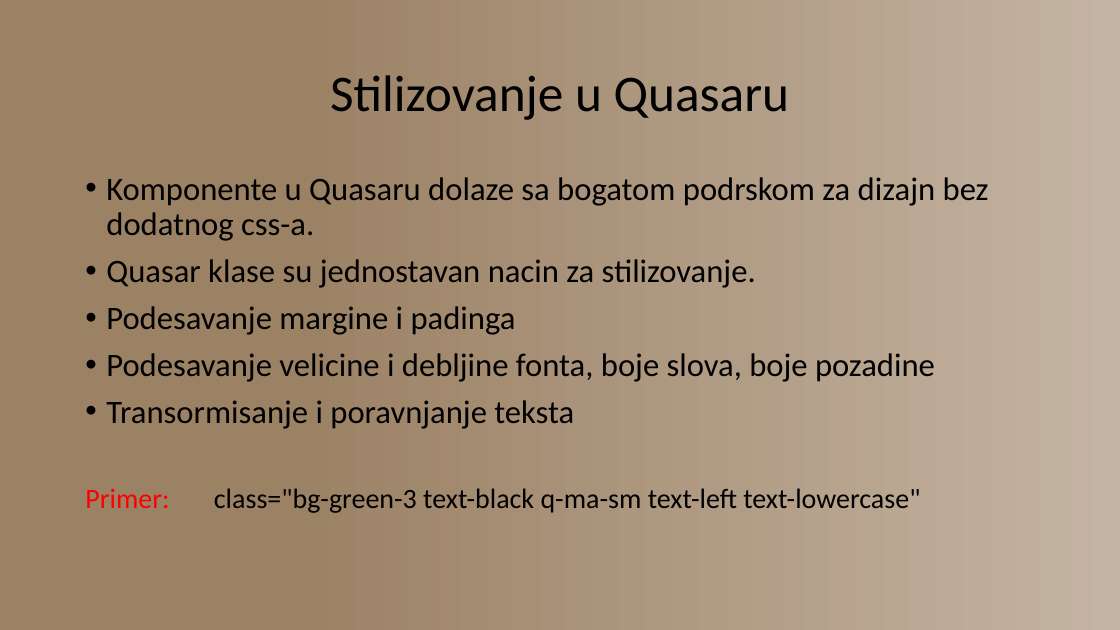
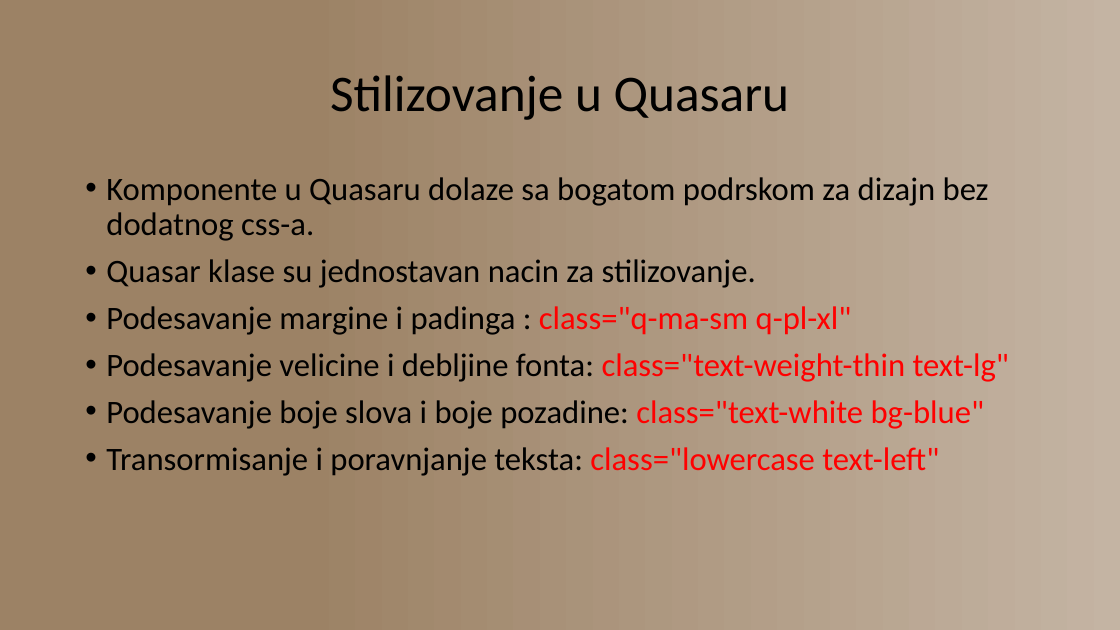
Before and after one commit to zvasiccc/QuasarDemo, a slide deck: slide 4 of Prezentacija.pptx. Drawn at 1120x630 pixels with LibreOffice and Linux fonts; fonts in the diff are those of the drawing. Boxes give left, top, right and bottom in pixels: in the first picture for what was removed or moved away, otherwise in the second. Text is boxed around its words. In the diff, an @@ line names an element or a change of style, - is before the commit and + after.

Commit message:
com

```diff
--- a/Prezentacija.pptx
+++ b/Prezentacija.pptx
@@ text at (106, 306, 1009, 476): text changed @@
-• Podesavanje margine i padinga
-• Podesavanje velicine i debljine fonta, boje slova, boje pozadine
-• Transormisanje i poravnjanje teksta
-Primer: class="bg-green-3 text-black q-ma-sm text-left text-lowercase"
+• Podesavanje margine i padinga : class="q-ma-sm q-pl-xl"
+• Podesavanje velicine i debljine fonta: class="text-weight-thin text-lg"
+• Podesavanje boje slova i boje pozadine: class="text-white bg-blue"
+• Transormisanje i poravnjanje teksta: class="lowercase text-left"
```
Also in this commit, not shown: 1 other slide changed.
